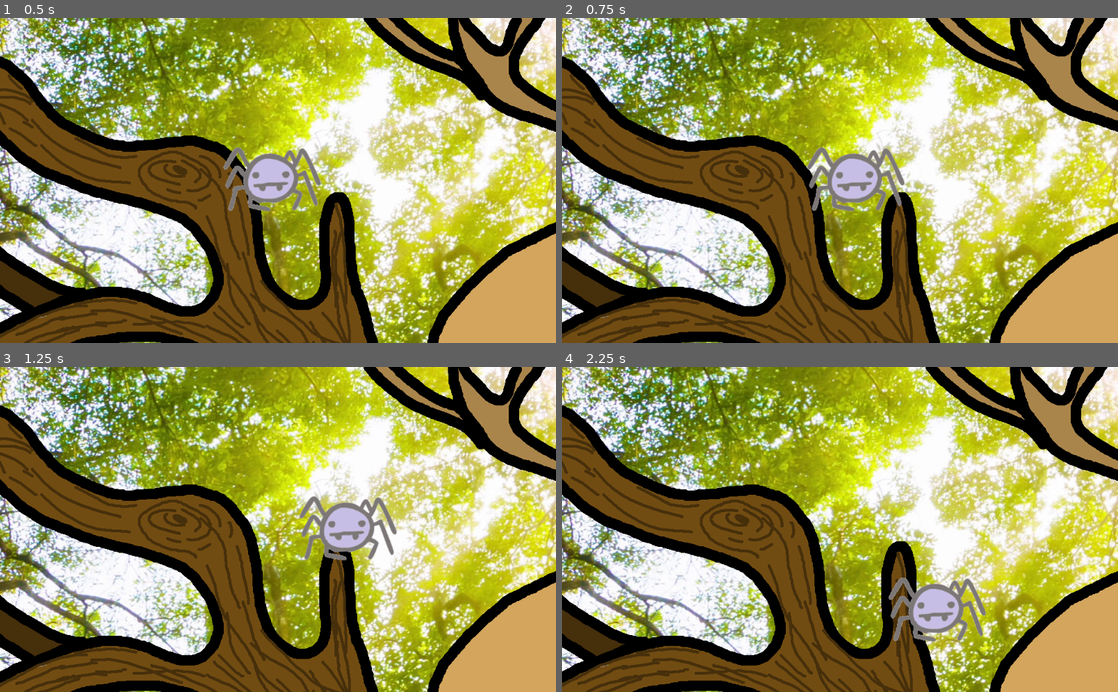
Above: before the commit, frames 1-4 (two rows, left to right).
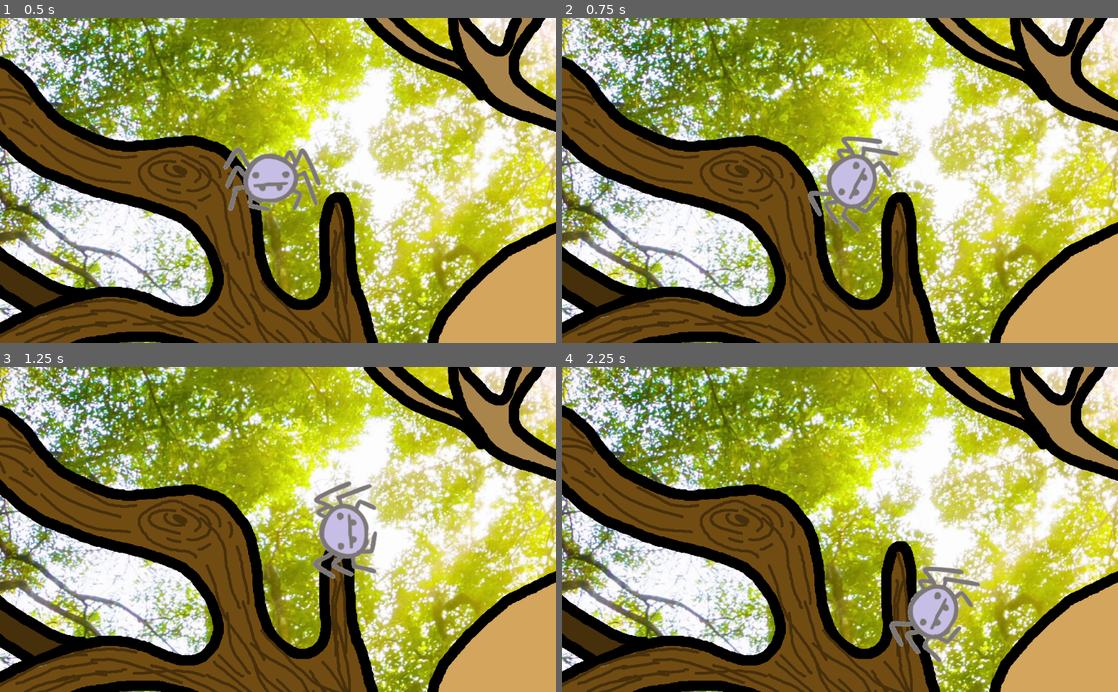
Above: after the commit, the same moments.

Repository: MarmotaGames/aracnotopia
Game: Godot game, scene res://main.tscn
Two runs of this game, one before a commit and one after it. Both use one fixed random seed, a clock stepped at 60 frames per second and the inputs below.
Inputs:
- Up to frame 1 (0.5 s): no input
- Up to frame 2 (0.75 s): tap Enter at 0.5 s; hold Right (ui_right) from 0.53 s (still down)
- Up to frame 3 (1.25 s): keep holding Right (ui_right)
- Up to frame 4 (2.25 s): release Right (ui_right) at 1.28 s; hold Down (ui_down) 1.28-2.03 s; hold Right (ui_right) from 2.03 s (still down)

Frame 1 is identical in both runs. In frame 2, 2.0% of the frame differs, in the area x 44-62%, y 36-67%; in frame 3, 2.0%, in the area x 53-72%, y 35-66%; in frame 4, 2.0%.

Commit message:
Implemented spider rotation

Diff:
--- a/GodotProject/Player.gd
+++ /dev/null
@@ -1,25 +0,0 @@
-extends KinematicBody2D
-
-var speed = 300
-#var lastDirection = Vector2(0,1)
-var direction = Vector2(0,0)
-
-func _physics_process(delta):
-	direction = Vector2(0,0)
-
-	update_direction()
-
-	move_and_slide(direction*speed)
-
-func update_direction():
-	if Input.is_action_pressed("ui_up"):
-		direction.y -= 1
-
-	if Input.is_action_pressed("ui_down"):
-		direction.y += 1
-
-	if Input.is_action_pressed("ui_left"):
-		direction.x -= 1
-
-	if Input.is_action_pressed("ui_right"):
-		direction.x += 1
--- a/GodotProject/player/Player.gd
+++ b/GodotProject/player/Player.gd
@@ -1,8 +1,9 @@
 extends KinematicBody2D
 
 var speed = 200
-#var lastDirection = Vector2(0,1)
 var direction = Vector2(0,0)
+var angle = 0
+var spiderAngle = 0
 
 func _physics_process(delta):
 	direction = Vector2(0,0)
@@ -23,3 +24,40 @@
 
 	if Input.is_action_pressed("ui_right"):
 		direction.x += 1
+
+	if direction.x == 0:
+		if direction.y == -1:
+			angle = 180
+		if direction.y == 1:
+			angle = 0
+
+	if direction.x == 1:
+		if direction.y == -1:
+			angle = 225
+		if direction.y == 0:
+			angle = 270
+		if direction.y == 1:
+			angle = 315
+
+	if direction.x == -1:
+		if direction.y == -1:
+			angle = 135
+		if direction.y == 0:
+			angle = 90
+		if direction.y == 1:
+			angle = 45
+
+
+	spiderAngle = int($SpiderSprite.rotation_degrees)%360
+	if spiderAngle < 0:
+		spiderAngle += 360
+
+	if  spiderAngle != angle:
+		var fator = 1
+		if angle - spiderAngle < 0 or (angle >= 225 and spiderAngle <= 90):
+			fator = -1
+			if (0 <= angle and angle < 90) and (spiderAngle > 180):
+				fator = 1
+		print("Angulo desejado",angle)
+		$SpiderSprite.rotation_degrees += 5*fator
+		print("Angulo aranha",spiderAngle)
